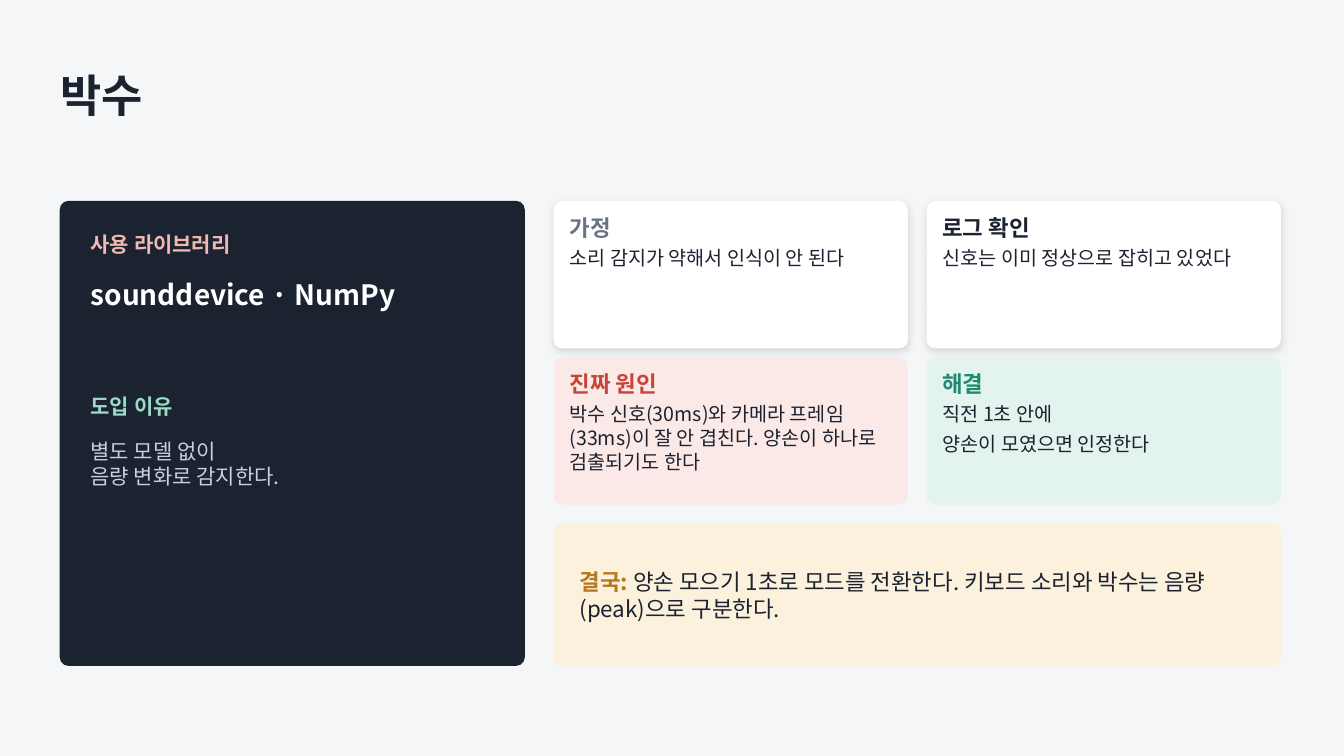
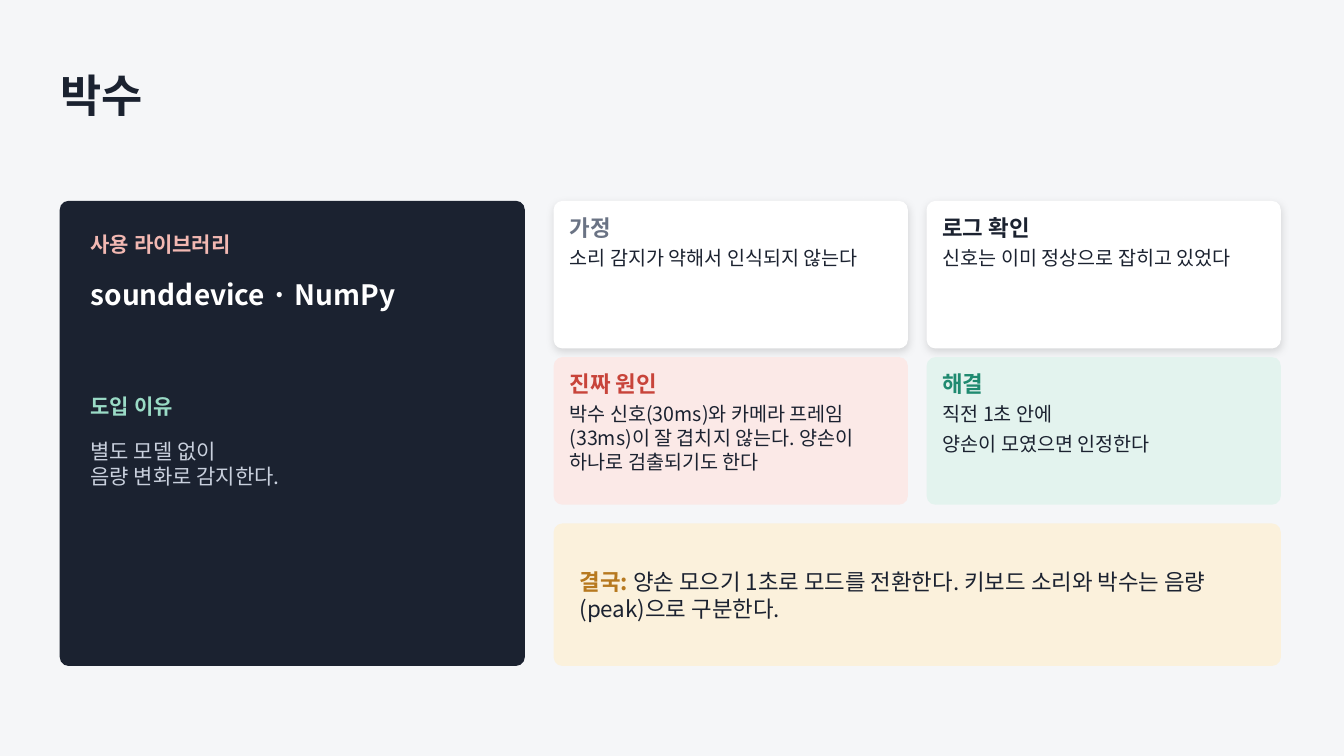
Before and after one commit to JungUH-0/JungPra, a slide deck: slide 10 of pythonpra/myproject/ppt/assistant_process.pptx. Drawn at 1344x756 pixels with LibreOffice and Linux fonts; fonts in the diff are those of the drawing. Boxes give left, top, right and bottom in pixels: in the first picture for what was removed or moved away, otherwise in the second. Text is boxed around its words. In the diff, an @@ line names an element or a change of style, - is before the commit and + after.

```diff
--- a/pythonpra/myproject/ppt/assistant_process.pptx
+++ b/pythonpra/myproject/ppt/assistant_process.pptx
@@ text at box(570, 248, 858, 267): text changed @@
-소리 감지가 약해서 인식이 안 된다
+소리 감지가 약해서 인식되지 않는다
@@ text at box(570, 404, 854, 471): text changed @@
-박수 신호(30ms)와 카메라 프레임(33ms)이 잘 안 겹친다. 양손이 하나로 검출되기도 한다
+박수 신호(30ms)와 카메라 프레임(33ms)이 잘 겹치지 않는다. 양손이 하나로 검출되기도 한다
```
Also in this commit, not shown: 5 other slides changed, 1 other file.
